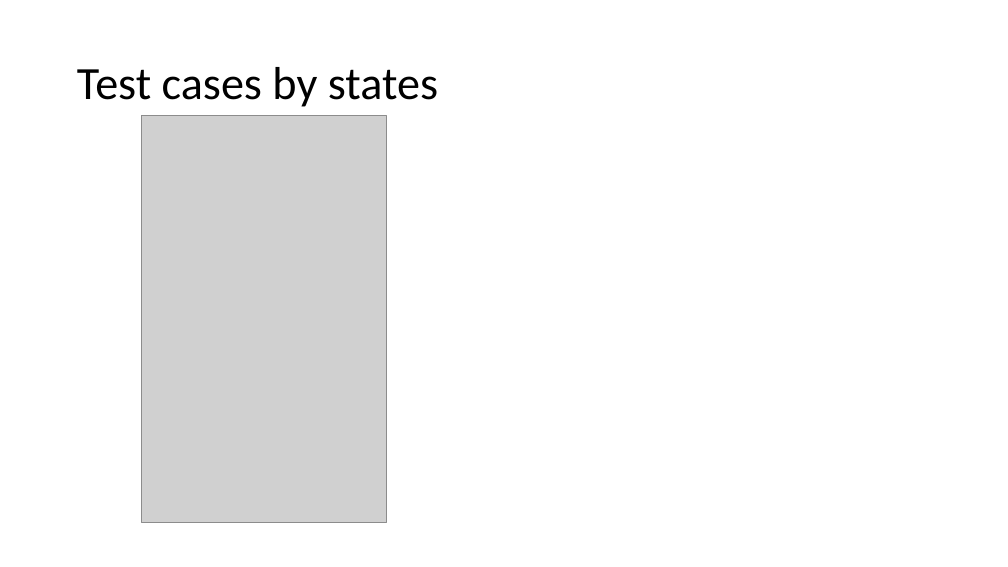
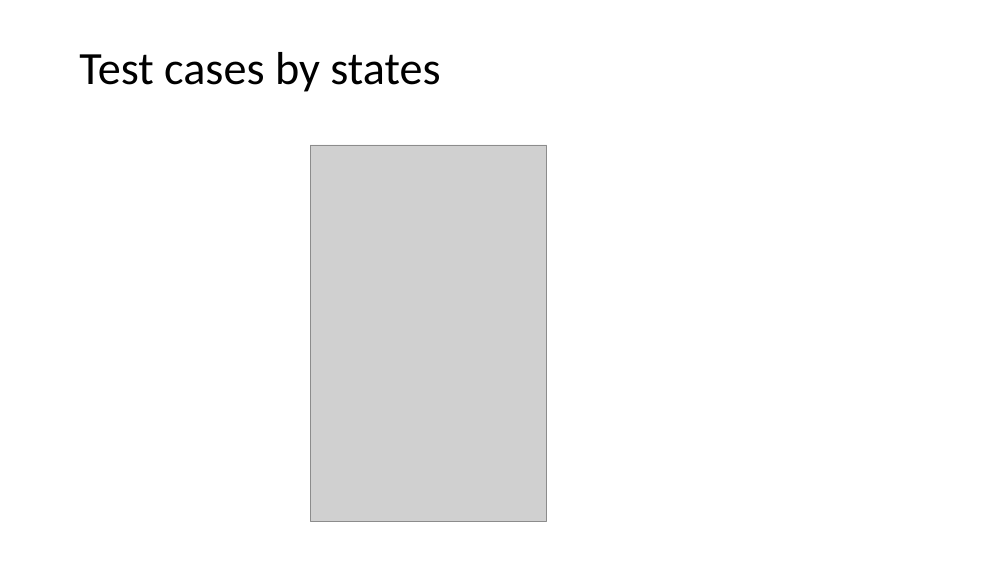
Before and after one commit to SunilPrasad/GithubRepo, a slide deck: slide 17 of TDDExamples/Persentation/TDD.pptx (slide 13 before the commit). Drawn at 1008x567 pixels with LibreOffice and Linux fonts; fonts in the diff are those of the drawing; grey boxes stand for pictures. Boxes give left, top, right and bottom in pixels: in the first picture for what was removed or moved away, otherwise in the second. Text is boxed around its words. In the diff, an @@ line names an element or a change of style, - is before the commit and + after.

```diff
--- a/TDDExamples/Persentation/TDD.pptx
+++ b/TDDExamples/Persentation/TDD.pptx
@@ title "Test cases by states": place and size @@
-title "Test cases by states" at <box>77,67,438,107</box>
+title "Test cases by states" at <box>79,52,440,92</box>
@@ picture: place and size @@
-picture at <box>141,116,386,523</box>
+picture at <box>310,145,547,522</box>
```
Also in this commit, not shown: 5 other slides changed, 3 slides added, 1 other file.
